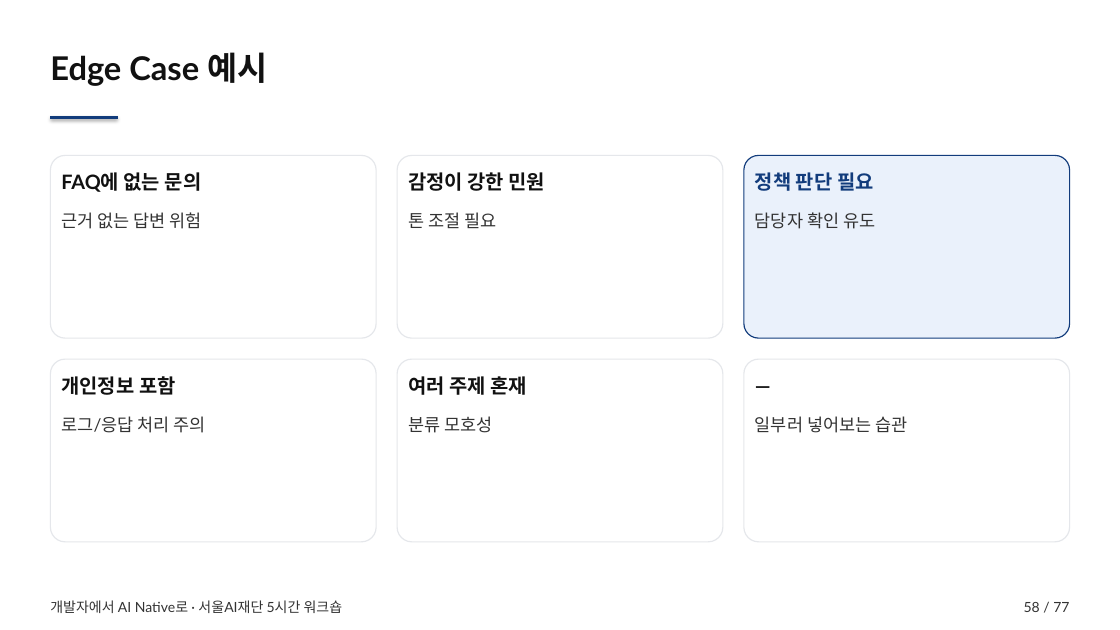
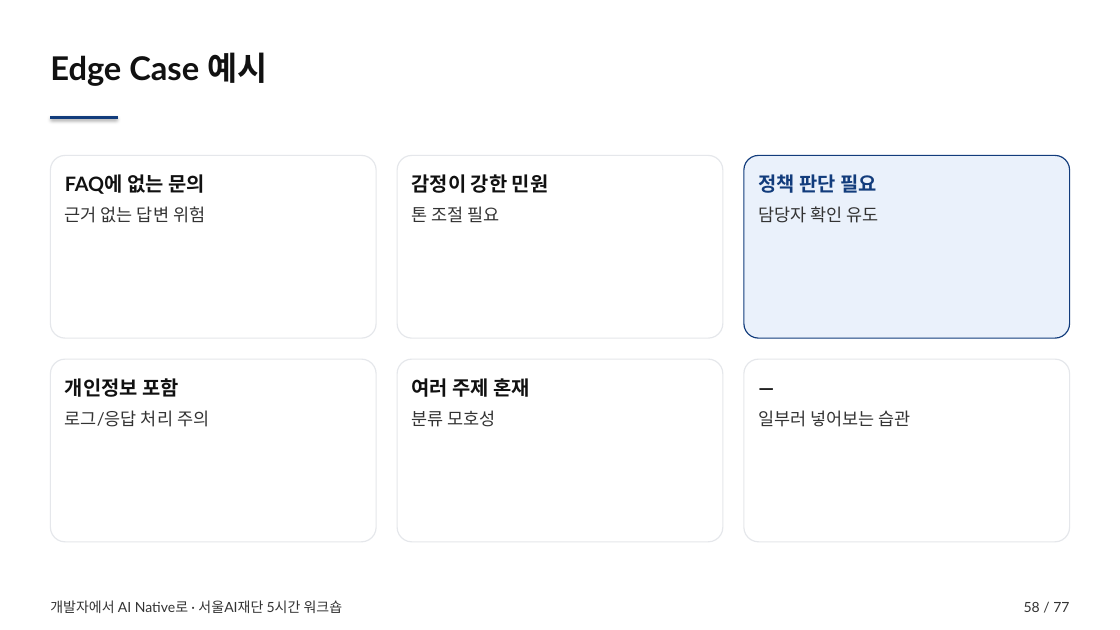
Before and after one commit to smilesjcha/seoul-ai-foundation, a slide deck: slide 58 of output/seoul-ai-foundation-workshop.pptx. Drawn at 1120x630 pixels with LibreOffice and Linux fonts; fonts in the diff are those of the drawing. Boxes give left, top, right and bottom in pixels: in the first picture for what was removed or moved away, otherwise in the second. Text is boxed around its words. In the diff, an @@ line names an element or a change of style, - is before the commit and + after.

```diff
--- a/output/seoul-ai-foundation-workshop.pptx
+++ b/output/seoul-ai-foundation-workshop.pptx
@@ rounded rectangle "FAQ에 없는 문의": place and size @@
-rounded rectangle "FAQ에 없는 문의" at box(61, 212, 202, 229)
+rounded rectangle "FAQ에 없는 문의" at box(50, 155, 376, 338)
@@ rounded rectangle removed at box(50, 155, 376, 338) @@
@@ text removed at box(61, 172, 202, 192) @@
-FAQ에 없는 문의
@@ text in rounded rectangle at box(65, 174, 205, 194): paragraph added @@
+FAQ에 없는 문의
@@ text removed at box(408, 172, 546, 191) @@
-감정이 강한 민원
@@ text in rounded rectangle at box(412, 174, 549, 222): text added @@
+감정이 강한 민원
+톤 조절 필요
@@ rounded rectangle "정책 판단 필요": place and size @@
-rounded rectangle "정책 판단 필요" at box(755, 212, 875, 229)
+rounded rectangle "정책 판단 필요" at box(744, 155, 1070, 338)
@@ rounded rectangle "정책 판단 필요" at box(744, 155, 1070, 338): fill none to #EAF1FB; outline none to #123C7C 1 pt @@
@@ rounded rectangle removed at box(744, 155, 1070, 338) @@
@@ text removed at box(755, 172, 874, 191) @@
-정책 판단 필요
@@ text in rounded rectangle at box(758, 174, 877, 193): paragraph added @@
+정책 판단 필요
@@ text in rounded rectangle at box(65, 206, 205, 223): line spacing 1.25 to 1.18; more space between paragraphs @@
@@ text in rounded rectangle at box(758, 206, 879, 223): line spacing 1.25 to 1.18; more space between paragraphs @@
@@ text removed at box(408, 212, 496, 228) @@
-톤 조절 필요
@@ rounded rectangle "개인정보 포함": place and size @@
-rounded rectangle "개인정보 포함" at box(61, 416, 206, 433)
+rounded rectangle "개인정보 포함" at box(50, 360, 376, 542)
@@ rounded rectangle removed at box(50, 360, 376, 542) @@
@@ text removed at box(61, 376, 176, 395) @@
-개인정보 포함
@@ text in rounded rectangle at box(65, 378, 179, 397): paragraph added @@
+개인정보 포함
@@ fill none to #FFFFFF; outline none to #E5E7EB 1 pt in 4 elements at box(744, 360, 1070, 542), box(50, 155, 376, 338), box(50, 360, 376, 542), box(397, 360, 723, 542) @@
@@ rounded rectangle "여러 주제 혼재": place and size @@
-rounded rectangle "여러 주제 혼재" at box(408, 416, 492, 433)
+rounded rectangle "여러 주제 혼재" at box(397, 360, 723, 542)
@@ rounded rectangle removed at box(397, 360, 723, 542) @@
@@ text removed at box(408, 376, 527, 395) @@
-여러 주제 혼재
@@ text in rounded rectangle at box(412, 378, 531, 397): paragraph added @@
+여러 주제 혼재
@@ text in rounded rectangle at box(744, 360, 1070, 542): paragraph added @@
+—
@@ rounded rectangle "—": place and size @@
-rounded rectangle "—" at box(755, 416, 907, 433)
+rounded rectangle "—" at box(744, 360, 1070, 542)
@@ rounded rectangle removed at box(744, 360, 1070, 542) @@
@@ text removed at box(755, 371, 1060, 412) @@
-—
@@ text in rounded rectangle at box(65, 410, 209, 427): line spacing 1.25 to 1.18; more space between paragraphs @@
@@ text in rounded rectangle at box(412, 410, 496, 427): line spacing 1.25 to 1.18; more space between paragraphs @@
@@ text in rounded rectangle at box(758, 410, 911, 427): line spacing 1.25 to 1.18; more space between paragraphs @@
```
Also in this commit, not shown: 11 other slides changed, 2 other files.
